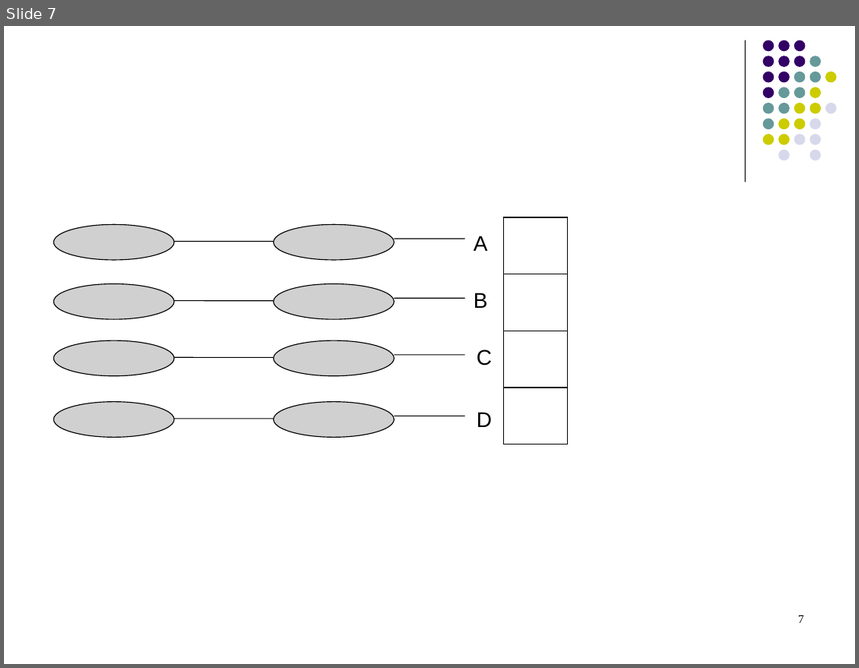
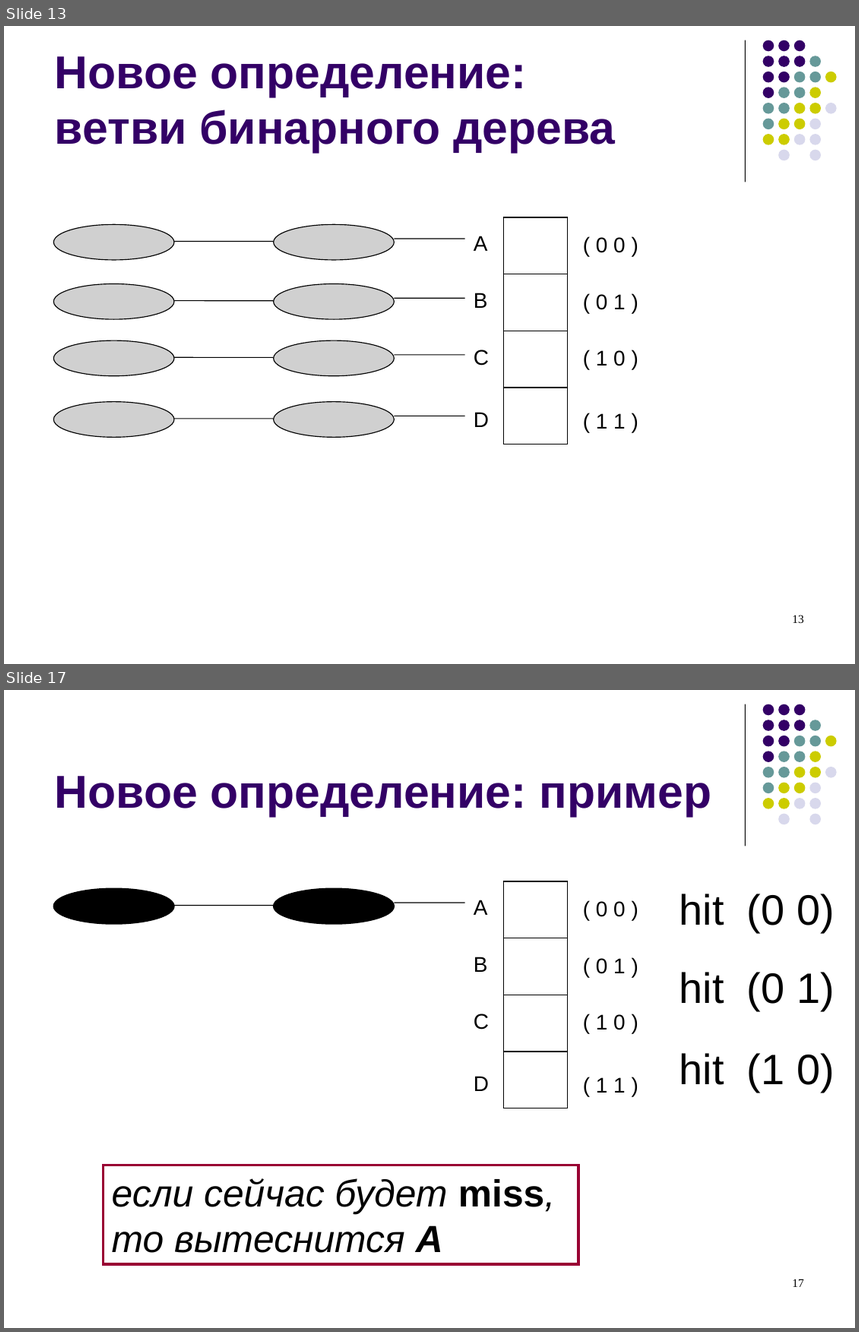
Before and after one commit to kornevgen/tesla-project, a slide deck: papers/Lomonosov-2010/lomonos2010.ppt. Shown one above the other, each under a label of ours: slide 7 before the commit, slides 13 and 17 after it; the slides between them are not shown. The pictures are 859x668 and 859x1332 pixels, drawn with LibreOffice and Linux fonts; fonts in the diff are those of the drawing; grey boxes stand for pictures. Boxes give left, top, right and bottom in pixels: in the first picture for what was removed or moved away, otherwise in the second. Text is boxed around its words. In the diff, an @@ line names an element or a change of style, - is before the commit and + after.

```diff
--- a/papers/Lomonosov-2010/lomonos2010.ppt
+++ b/papers/Lomonosov-2010/lomonos2010.ppt
@@ slide 17 added at [4, 690, 855, 1328], background #FFFFFF; not listed: 32 template elements that a slide beside it also shows @@
@@ title added at [55, 776, 712, 817], 39 pt, text #330066, bold @@
+Новое определение: пример
@@ ellipse added at [53, 888, 174, 924], fill #000000, outline #000000 0.99 pt @@
@@ ellipse added at [274, 888, 395, 924], fill #000000, outline #000000 0.99 pt @@
@@ rectangle added at [503, 882, 567, 939], outline #000000 0.74 pt @@
@@ text added at [680, 894, 724, 926], 36 pt, text #000000 @@
+hit
@@ text added at [747, 894, 835, 932], 36 pt, text #000000 @@
+(0 0)
@@ line added from (174, 905) to (274, 905), #000000 0.74 pt @@
@@ line added from (394, 903) to (465, 903), #000000 0.74 pt @@
@@ text added at [474, 900, 488, 915], 18 pt, text #000000 @@
+A
@@ text added at [596, 901, 626, 917], 18 pt, text #000000 @@
+( 0 0 )
@@ rectangle added at [503, 939, 567, 996], outline #000000 0.74 pt @@
@@ text added at [474, 957, 488, 972], 18 pt, text #000000 @@
+B
@@ text added at [596, 958, 626, 974], 18 pt, text #000000 @@
+( 0 1 )
@@ text added at [680, 972, 724, 1004], 36 pt, text #000000 @@
+hit
@@ text added at [747, 972, 835, 1011], 36 pt, text #000000 @@
+(0 1)
@@ rectangle added at [503, 995, 567, 1052], outline #000000 0.74 pt @@
@@ text added at [474, 1014, 489, 1030], 18 pt, text #000000 @@
+C
@@ text added at [596, 1015, 626, 1030], 18 pt, text #000000 @@
+( 1 0 )
@@ rectangle added at [503, 1052, 567, 1109], outline #000000 0.74 pt @@
@@ text added at [680, 1053, 724, 1085], 36 pt, text #000000 @@
+hit
@@ text added at [747, 1053, 835, 1091], 36 pt, text #000000 @@
+(1 0)
@@ text added at [474, 1076, 489, 1091], 18 pt, text #000000 @@
+D
@@ text added at [596, 1078, 626, 1093], 18 pt, text #000000 @@
+( 1 1 )
@@ rectangle added at [104, 1165, 579, 1265], outline #990033 2.24 pt, 32 pt, text #000000, italic @@
+если сейчас будет miss, то вытеснится А
@@ page number added at [792, 1279, 804, 1287], 10 pt, text #000000 @@
+17
@@ what was slide 7 is now slide 13 @@
@@ slide 13 changed as well @@
@@ title added at [55, 56, 615, 153], 39 pt, text #330066, bold @@
+Новое определение: ветви бинарного дерева
@@ text added at [596, 237, 626, 253], 18 pt, text #000000 @@
+( 0 0 )
@@ text added at [596, 294, 626, 310], 18 pt, text #000000 @@
+( 0 1 )
@@ text "C": place and size @@
-text "C" at [477, 350, 492, 366]
+text "C" at [474, 350, 489, 366]
@@ text added at [596, 351, 626, 366], 18 pt, text #000000 @@
+( 1 0 )
@@ text "D": place and size @@
-text "D" at [477, 412, 492, 427]
+text "D" at [474, 412, 489, 427]
@@ text added at [596, 414, 626, 429], 18 pt, text #000000 @@
+( 1 1 )
@@ page number at [792, 615, 804, 623]: text changed @@
-7
+13
```
Also in this commit, not shown: 2 other slides changed, 11 other slides added, 2 slides removed.
